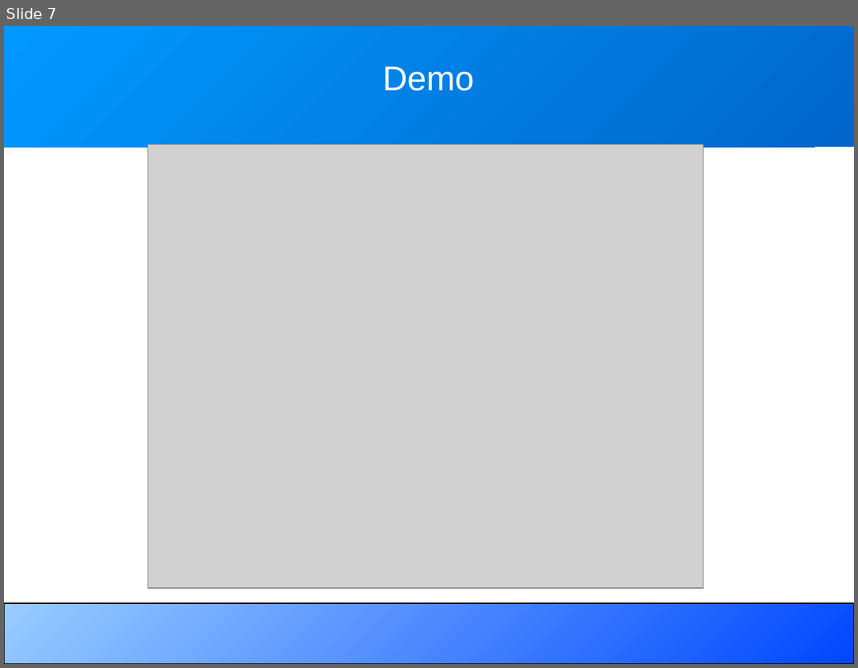
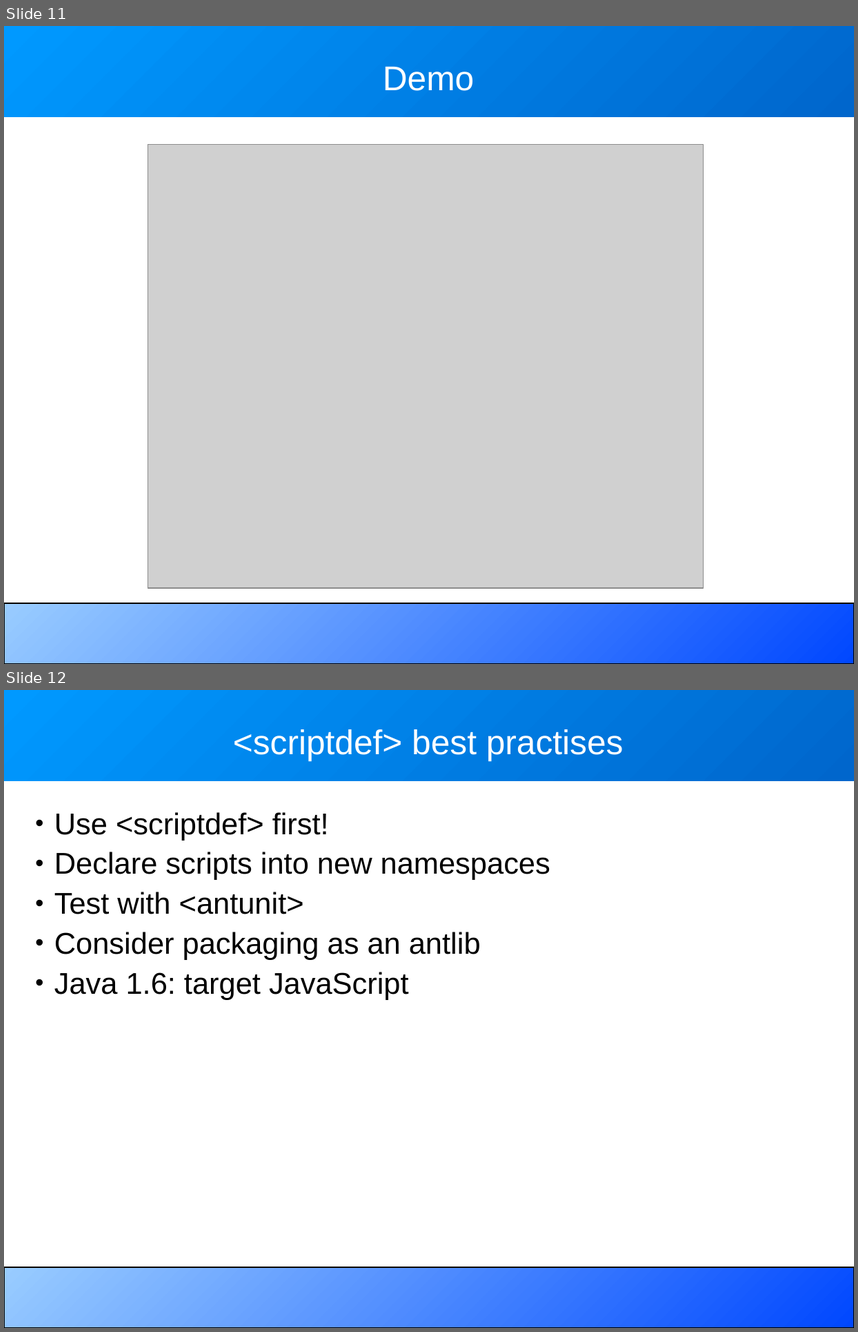
Before and after one commit to BeatrizTercero/repoSvnAnt, a slide deck: core/trunk/docs/slides/extending_ant.odp. Shown one above the other, each under a label of ours: slide 7 before the commit, slides 11 and 12 after it. The pictures are 858x668 and 858x1332 pixels, drawn with LibreOffice and Linux fonts; fonts in the diff are those of the drawing; grey boxes stand for pictures. Boxes give left, top, right and bottom in pixels: in the first picture for what was removed or moved away, otherwise in the second. Text is boxed around its words. In the diff, an @@ line names an element or a change of style, - is before the commit and + after.

```diff
--- a/core/trunk/docs/slides/extending_ant.odp
+++ b/core/trunk/docs/slides/extending_ant.odp
@@ slide 12 added at [4, 690, 854, 1328], background #FFFFFF; not listed: 2 template elements that a slide beside it also shows @@
@@ title added at [233, 729, 624, 761], 32 pt, text #FFFFFF @@
+<scriptdef> best practises
@@ text added at [54, 812, 550, 1000], 28 pt, text #000000 @@
+• Use <scriptdef> first!
+• Declare scripts into new namespaces
+• Test with <antunit>
+• Consider packaging as an antlib
+• Java 1.6: target JavaScript
@@ what was slide 7 is now slide 11 @@
@@ slide 11 changed as well @@
@@ rectangle: place and size @@
-rectangle at [4, 26, 854, 147]
+rectangle at [4, 26, 854, 117]
```
Also in this commit, not shown: 9 other slides changed, 7 other slides added, 2 slides removed.
